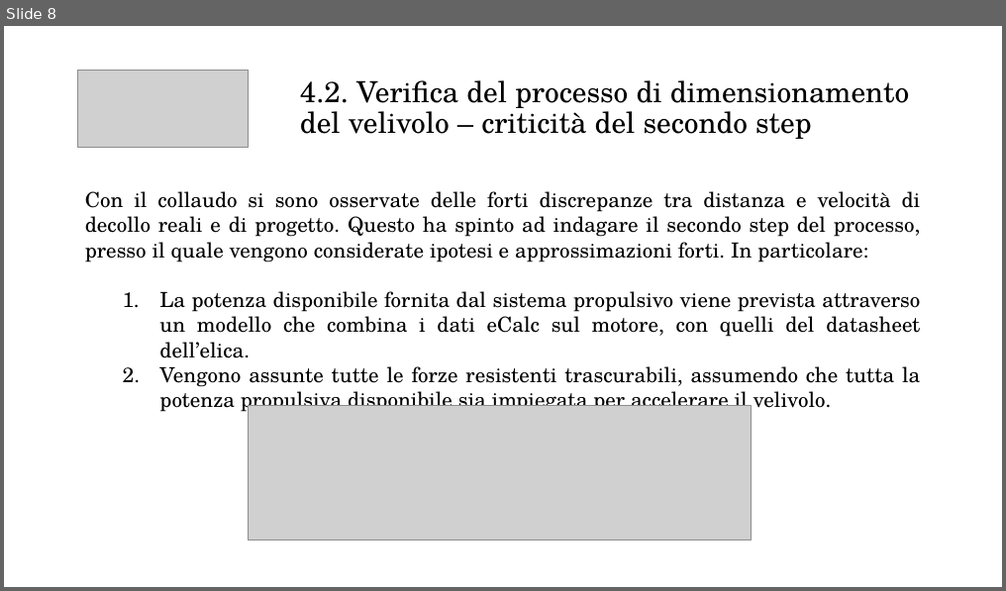
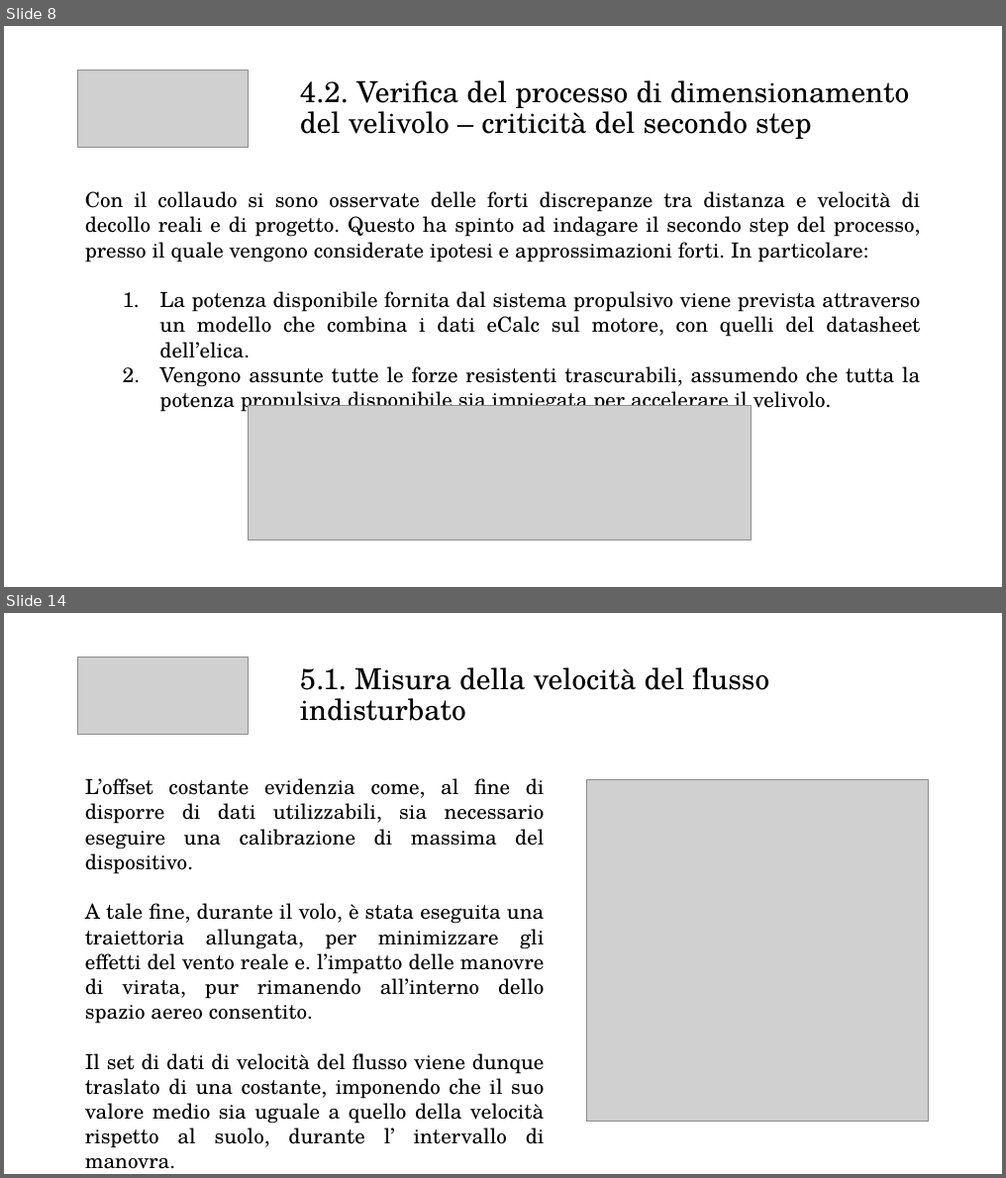
Before and after one commit to emanuele-cason/Tesi, a slide deck: Presentazione/Presentazione relazione.pptx. Shown one above the other, each under a label of ours: slide 8 before the commit, slides 8 and 14 after it; the slides between them are not shown. The pictures are 1006x591 and 1006x1178 pixels, drawn with LibreOffice and Linux fonts; fonts in the diff are those of the drawing; grey boxes stand for pictures. Boxes give left, top, right and bottom in pixels: in the first picture for what was removed or moved away, otherwise in the second. Text is boxed around its words. In the diff, an @@ line names an element or a change of style, - is before the commit and + after.

```diff
--- a/Presentazione/Presentazione relazione.pptx
+++ b/Presentazione/Presentazione relazione.pptx
@@ slide 14 added at bbox=[4, 613, 1002, 1174], background #FFFFFF @@
@@ picture added at bbox=[77, 658, 248, 735] @@
@@ text added at bbox=[300, 667, 769, 721], 28 pt, text #000000 @@
+5.1. Misura della velocità del flusso indisturbato
@@ text added at bbox=[85, 778, 545, 1145], 20 pt, text #000000 @@
+L’offset costante evidenzia come, al fine di disporre di dati utilizzabili, sia necessario eseguire una calibrazione di massima del dispositivo.
+A tale fine, durante il volo, è stata eseguita una traiettoria allungata, per minimizzare gli effetti del vento reale e. l’impatto delle manovre di virata, pur rimanendo all’interno dello spazio aereo consentito.
+Il set di dati di velocità del flusso viene dunque traslato di una costante, imponendo che il suo valore medio sia uguale a quello della velocità rispetto al suolo, durante l’ intervallo di manovra.
@@ picture added at bbox=[587, 780, 929, 1121] @@
```
Also in this commit, not shown: 4 slides changed, 3 other slides added, 3 other files.
